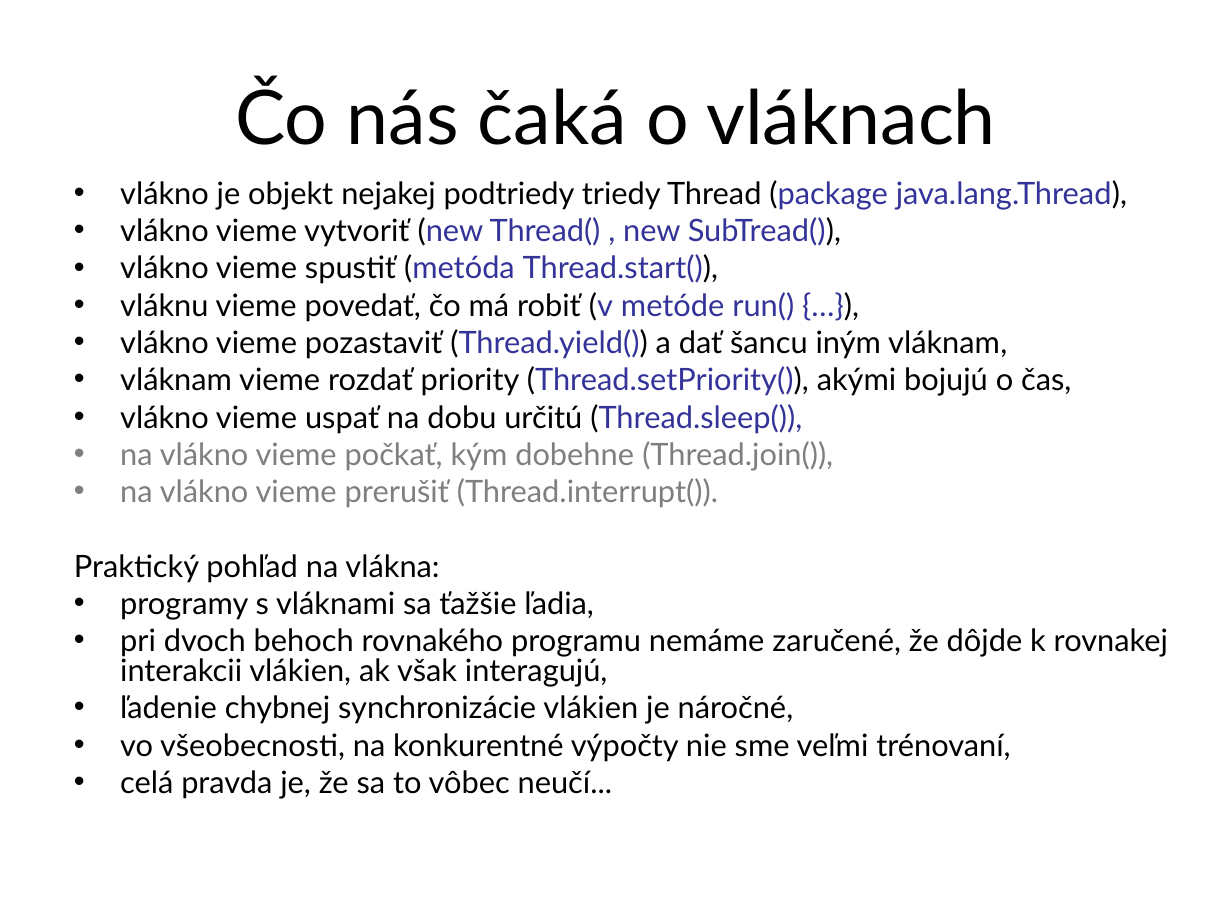
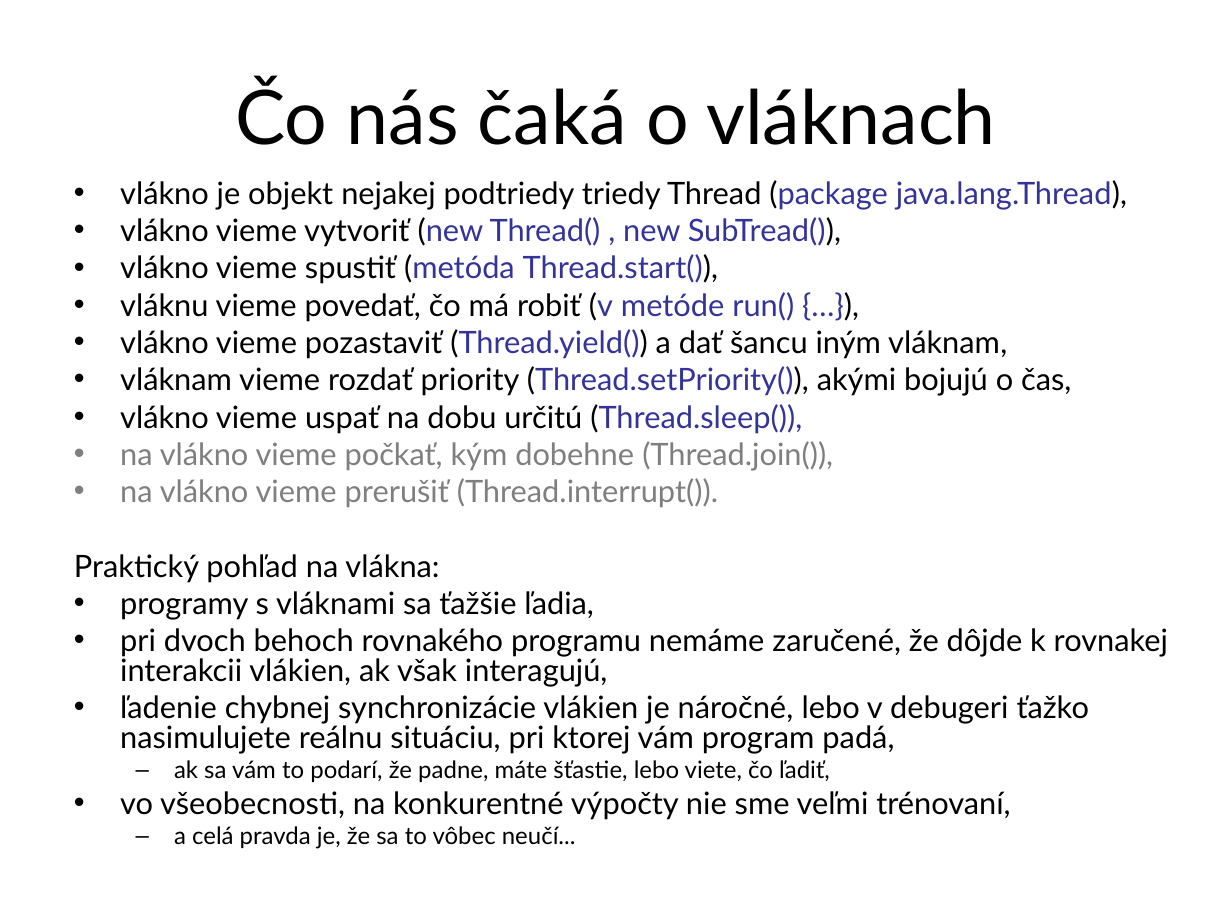
Before and after one commit to Programovanie4/Prednasky, a slide deck: slide 3 of 08/08_java.ppt. Drawn at 1232x924 pixels with LibreOffice and Linux fonts; fonts in the diff are those of the drawing. Boxes give left, top, right and bottom in pixels: in the first picture for what was removed or moved away, otherwise in the second. Text is boxed around its words. In the diff, an @@ line names an element or a change of style, - is before the commit and + after.

```diff
--- a/08/08_java.ppt
+++ b/08/08_java.ppt
@@ text at bbox=[120, 695, 1089, 782]: text changed @@
-• ľadenie chybnej synchronizácie vlákien je náročné,
+• ľadenie chybnej synchronizácie vlákien je náročné, lebo v debugeri ťažko nasimulujete reálnu situáciu, pri ktorej vám program padá,
+  – ak sa vám to podarí, že padne, máte šťastie, lebo viete, čo ľadiť,
@@ text at bbox=[174, 826, 576, 849]: text changed; size 18 to 14 pt @@
-• celá pravda je, že sa to vôbec neučí...
+  – a celá pravda je, že sa to vôbec neučí...
```
Also in this commit, not shown: 3 other slides changed, 1 other file.
